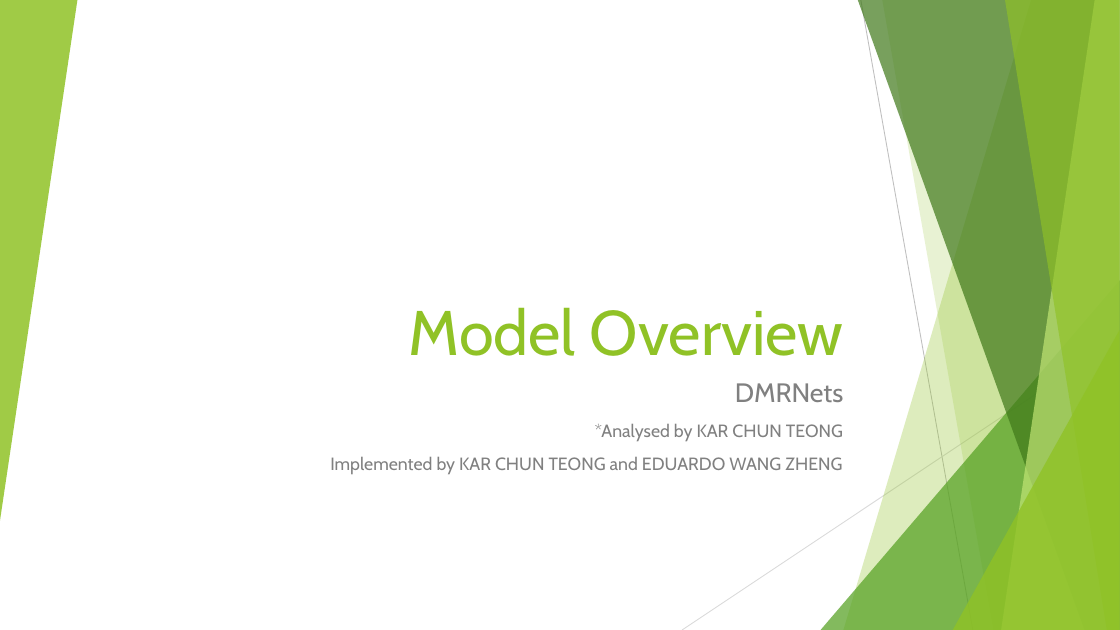
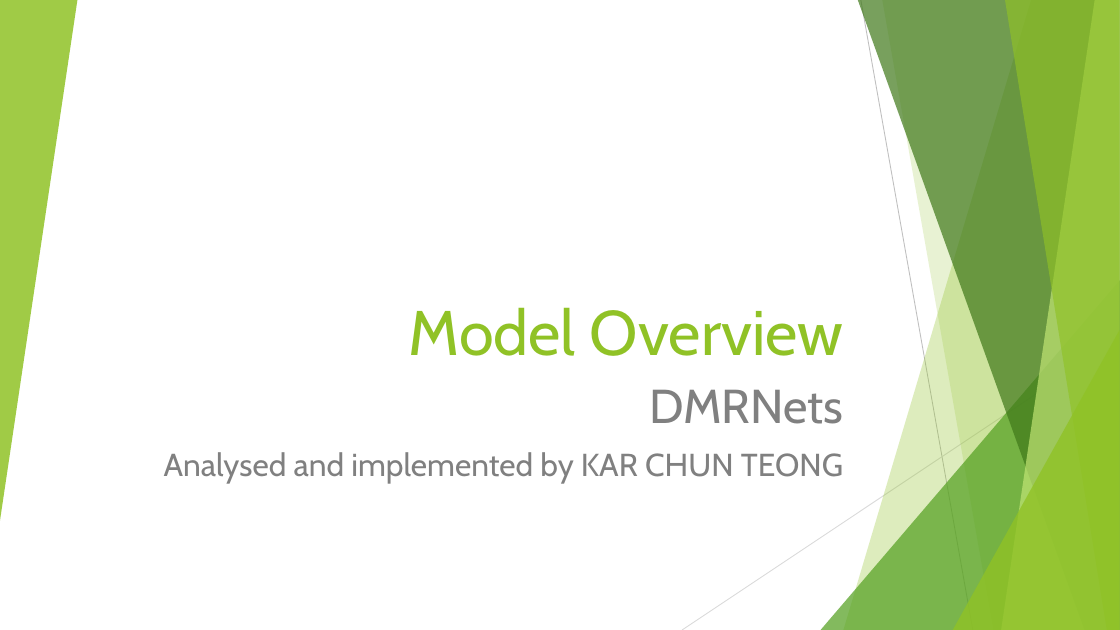
Before and after one commit to VongolaTeong/Multi-label-Classification-on-YouTube-8M, a slide deck: slide 3 of 518030990014.pptx. Drawn at 1120x630 pixels with LibreOffice and Linux fonts; fonts in the diff are those of the drawing. Boxes give left, top, right and bottom in pixels: in the first picture for what was removed or moved away, otherwise in the second. Text is boxed around its words. In the diff, an @@ line names an element or a change of style, - is before the commit and + after.

```diff
--- a/518030990014.pptx
+++ b/518030990014.pptx
@@ subtitle at <box>649,390,843,424</box>: size 22.8 to 40.8 pt in "DMRNets" @@
@@ subtitle at <box>164,452,843,484</box>: text changed; size 15.2 to 27.2 pt @@
-*Analysed by KAR CHUN TEONG
-Implemented by KAR CHUN TEONG and EDUARDO WANG ZHENG
+Analysed and implemented by KAR CHUN TEONG
```
Also in this commit, not shown: 4 other slides changed, 1 slide added, 1 slide removed, 5 other files.
